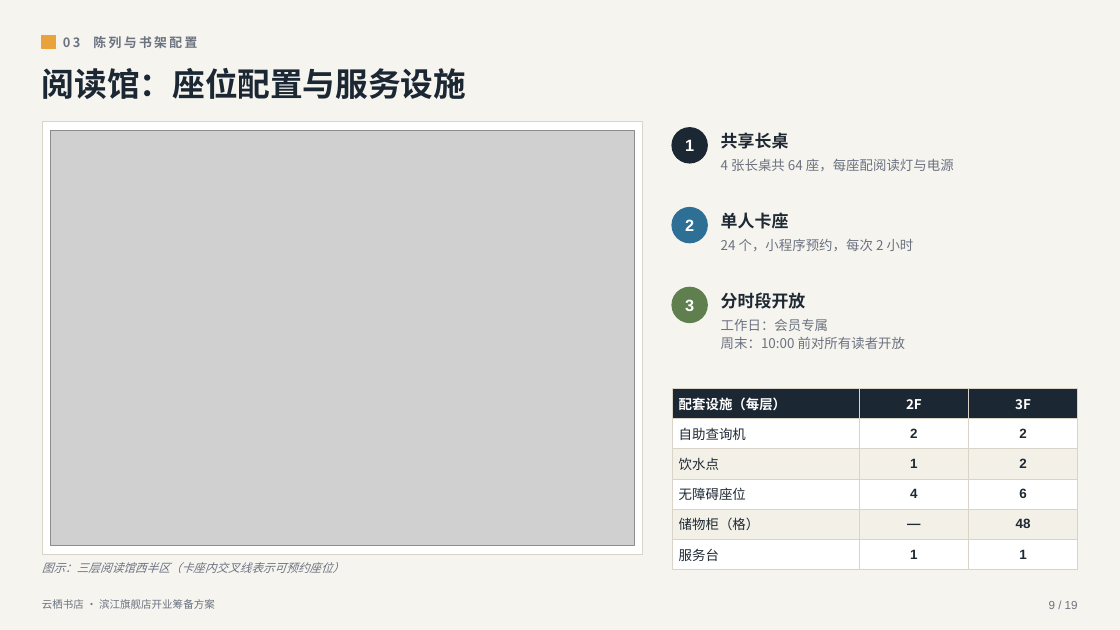
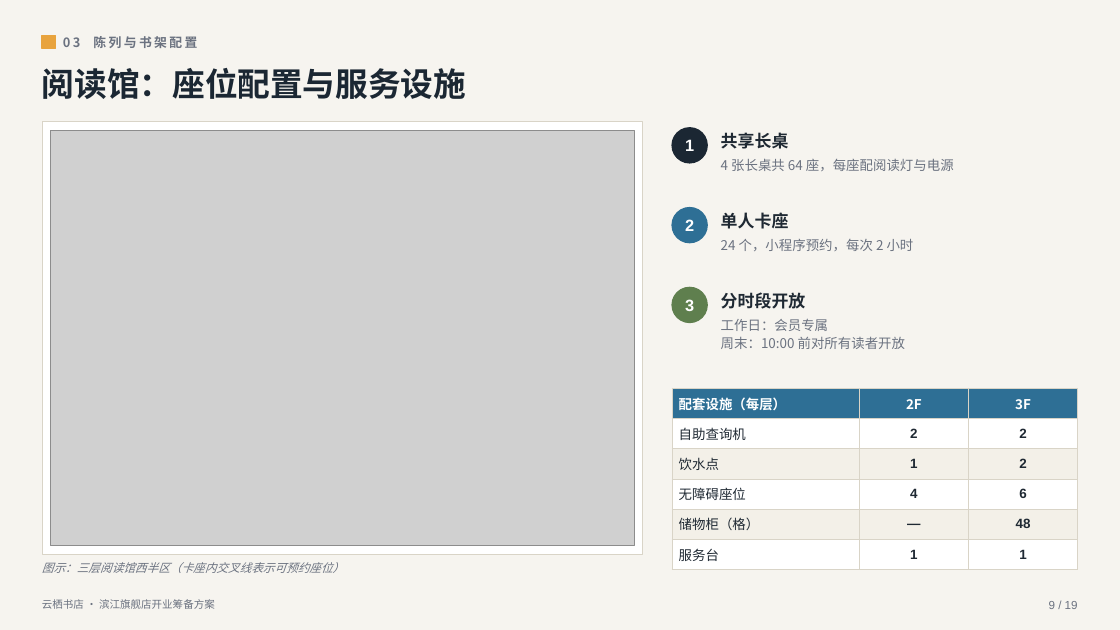
Before and after one commit to jacknnnbauer/pptx-design, a slide deck: slide 9 of examples/bookstore/云栖书店_旗舰店开业方案汇报.pptx. Drawn at 1120x630 pixels with LibreOffice and Linux fonts; fonts in the diff are those of the drawing; grey boxes stand for pictures. Boxes give left, top, right and bottom in pixels: in the first picture for what was removed or moved away, otherwise in the second. Text is boxed around its words. In the diff, an @@ line names an element or a change of style, - is before the commit and + after.

Commit message:
Add dense (formal) variant; lighten summary bar and table headers; fix CJK line breaking
- examples/bookstore-dense: 16-slide text-dense deck with computed financials
- kit: lead / paras / subhead / kvTable / summary; per-cell table options
- kit: default lang zh-CN so PowerPoint applies CJK kinsoku rules
- summary bar and table headers use lighter steel tones; cover bottom band removed
- check.py: per-run font size in overflow estimate

```diff
--- a/examples/bookstore/云栖书店_旗舰店开业方案汇报.pptx
+++ b/examples/bookstore/云栖书店_旗舰店开业方案汇报.pptx
@@ table at (672, 388, 1078, 565) @@
@@ fill #1B2733 to #2E6F95 in row 1 @@
```
Also in this commit, not shown: 4 other slides changed, 30 other files.
